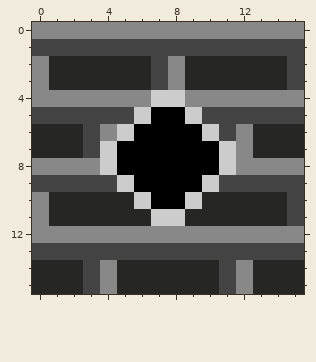
One commit to this pixel-art sprite: 组装工具js材质/texture/images/terrain-atlas/rongluzhuang_3.png. Above, as it was before the edit.
The file is 16x16 pixels.
Once edited:
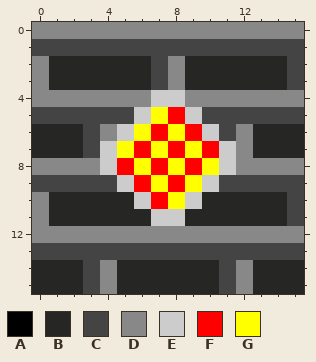
Palette (. is transparent): A #000000  B #262625  C #444444  D #888888  E #cccccc  F #ff0000  G #ffff00
Edits made:
The author changed colour A to colour F in row 5 at x 8; in row 6 at x 7 and 9; in row 7 at x 6, 8 and 10; in row 8 at x 5, 7 and 9; in row 9 at x 6 and 8; in row 10 at x 7.
The author changed colour A to colour G in row 5 at x 7; in row 6 at x 6 and 8; in row 7 at x 5, 7 and 9; in row 8 at x 6, 8 and 10; in row 9 at x 7 and 9; in row 10 at x 8.
Changed places in both pictures, as pixel boxes (x1, y1, x2, y2):
changed: (117, 107, 219, 209)
